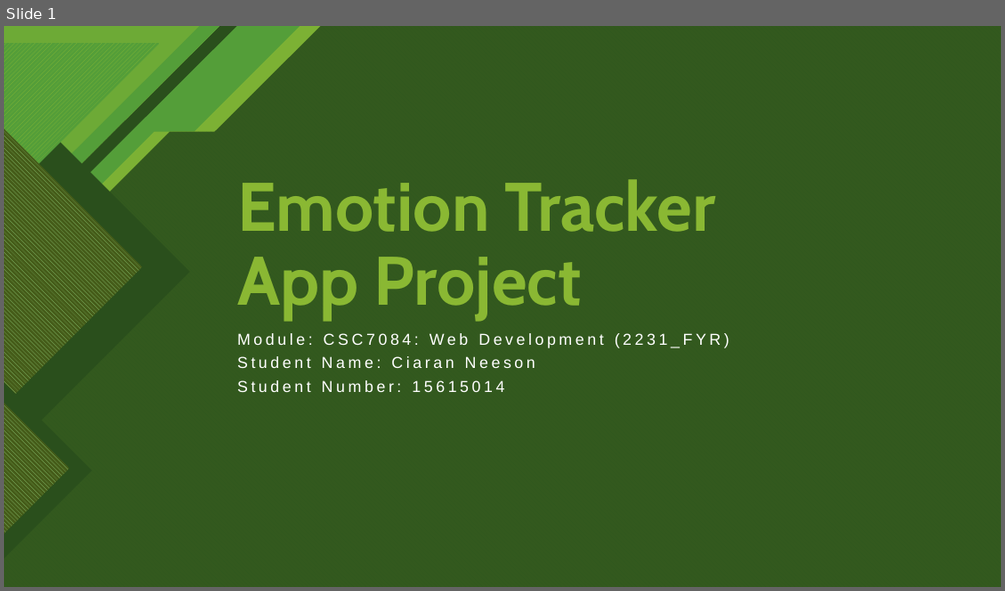
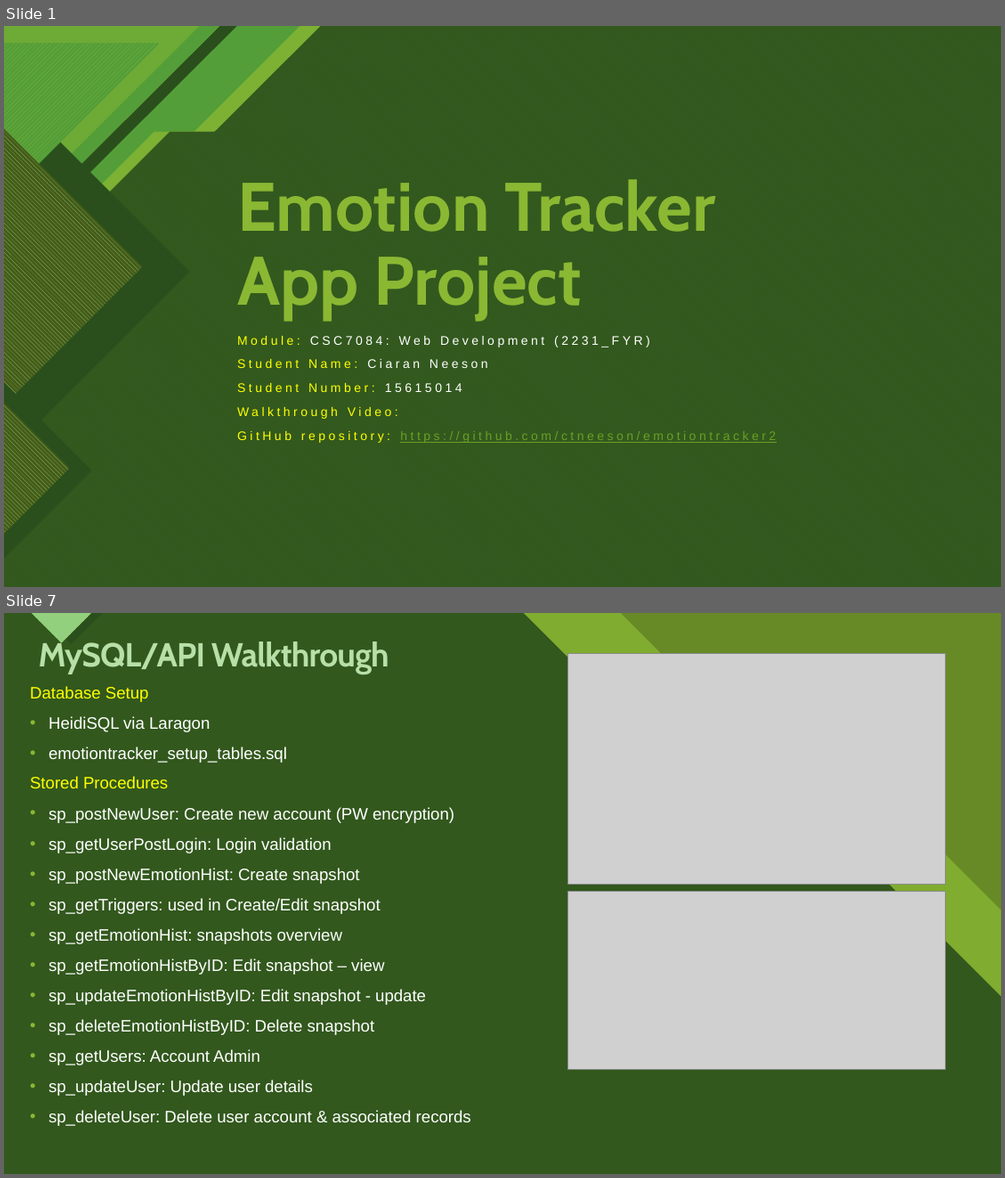
Before and after one commit to ctneeson/emotiontracker2, a slide deck: Emotion Tracker App Project.pptx. Shown one above the other, each under a label of ours: slide 1 before the commit, slides 1 and 7 after it; the slides between them are not shown. The pictures are 1005x591 and 1005x1178 pixels, drawn with LibreOffice and Linux fonts; fonts in the diff are those of the drawing; grey boxes stand for pictures. Boxes give left, top, right and bottom in pixels: in the first picture for what was removed or moved away, otherwise in the second. Text is boxed around its words. In the diff, an @@ line names an element or a change of style, - is before the commit and + after.

```diff
--- a/Emotion Tracker App Project.pptx
+++ b/Emotion Tracker App Project.pptx
@@ slide 7 added at [4,613,1001,1174], background #8AB833; not listed: 10 template elements that a slide beside it also shows @@
@@ rectangle added at [4,613,1001,1174], fill #678A26 @@
@@ rectangle added at [4,613,1001,1174], fill #678A26 @@
@@ freeform shape added at [4,613,1001,1174], fill #8AB833 at 74% opacity @@
@@ freeform shape added at [4,613,1001,1174], fill #2A4F1C at 90% opacity @@
@@ text added at [39,639,389,674], 32 pt, text #B7E0A8, bold @@
+MySQL/API Walkthrough
@@ picture added at [568,653,946,884] @@
@@ text added at [30,686,287,763], 16 pt, text #FFFFFF @@
+Database Setup
+• HeidiSQL via Laragon
+• emotiontracker_setup_tables.sql
@@ text added at [30,776,471,1126], 16 pt, text #FFFFFF @@
+Stored Procedures
+• sp_postNewUser: Create new account (PW encryption)
+• sp_getUserPostLogin: Login validation
+• sp_postNewEmotionHist: Create snapshot
+• sp_getTriggers: used in Create/Edit snapshot
+• sp_getEmotionHist: snapshots overview
+• sp_getEmotionHistByID: Edit snapshot – view
+• sp_updateEmotionHistByID: Edit snapshot - update
+• sp_deleteEmotionHistByID: Delete snapshot
+• sp_getUsers: Account Admin
+• sp_updateUser: Update user details
+• sp_deleteUser: Delete user account & associated records
@@ picture added at [568,892,946,1070] @@
@@ slide 1 changed as well @@
@@ subtitle at [237,336,650,392]: size 15.3 to 12 pt in "Module: CSC7084: Web Development (2231_FYR)", "Student Name: Ciaran Neeson", "Student Number: 15615014"; text colour #FFFFFF to #FFFF00 in "Module:", "Student Name:", "Student Number:"; line spacing 0.7 to 0.9 @@
@@ subtitle at [237,407,776,443]: paragraphs added @@
+Walkthrough Video:
+GitHub repository: https://github.com/ctneeson/emotiontracker2
```
Also in this commit, not shown: 2 other slides changed, 6 other slides added, 14 slides removed.
